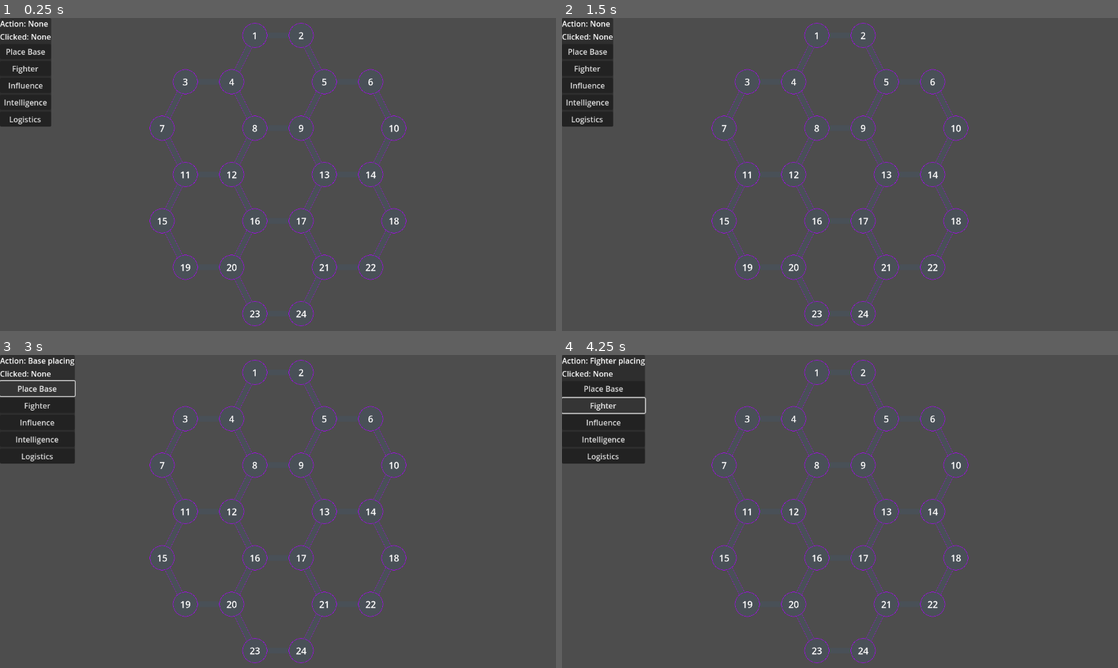
Above: before the commit, frames 1-4 (two rows, left to right).
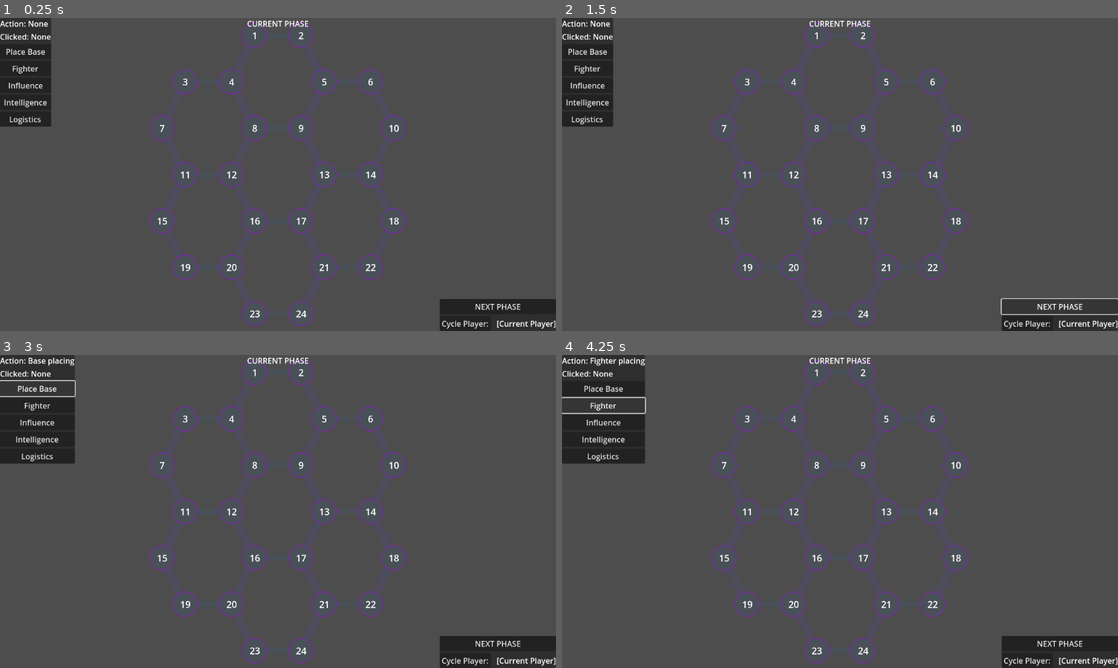
Above: after the commit, the same moments.

Repository: Sheepy3/insurgencygame
Game: Godot game, scene res://MapStuff/Map.tscn
Same seed, same stepped clock (60 frames per second), same inputs: the game is played once before the commit and once after it. The project has no main scene, so this scene is started directly. The engine's default icon, where the game draws it, is replaced by a stand-in: a white triangle on a blue panel in a dark square.
Inputs (mouse positions are in pixels of both pictures, inside the frame that each line leads up to):
- Up to frame 1 (0.25 s): no input
- Up to frame 2 (1.5 s): click (1029, 324) at 0.5 s, where only the run after the commit has a clickable "Cycle Player:"; click (1062, 305) at 1.25 s, where only the run after the commit has a clickable "NEXT PHASE"
- Up to frame 3 (3 s): click (500, 642) at 2 s, where only the run after the commit has a clickable "NEXT PHASE"; click "Place Base" at 2.75 s
- Up to frame 4 (4.25 s): click "Fighter" at 3.5 s

The runs differ from the first frame. In frame 1, 2.2% of the frame differs, in the area x 44-100%, y 0-100%; in frame 2, 1.3%; in frame 3, 2.2%; in frame 4, 2.2%.

Commit message:
new GUI + overseer script

Diff:
--- a/GUI/Game_UI.tscn
+++ b/GUI/Game_UI.tscn
@@ -59,6 +59,45 @@
 layout_mode = 2
 text = "Logistics"
 
+[node name="PanelContainer2" type="PanelContainer" parent="."]
+anchors_preset = 3
+anchor_left = 1.0
+anchor_top = 1.0
+anchor_right = 1.0
+anchor_bottom = 1.0
+offset_left = -103.0
+offset_top = -40.0
+grow_horizontal = 0
+grow_vertical = 0
+
+[node name="VBoxContainer" type="VBoxContainer" parent="PanelContainer2"]
+layout_mode = 2
+
+[node name="Phase_Button" type="Button" parent="PanelContainer2/VBoxContainer"]
+layout_mode = 2
+text = "NEXT PHASE"
+
+[node name="HSplitContainer" type="HSplitContainer" parent="PanelContainer2/VBoxContainer"]
+layout_mode = 2
+
+[node name="Player_Switch_Button" type="Button" parent="PanelContainer2/VBoxContainer/HSplitContainer"]
+layout_mode = 2
+text = "Cycle Player:"
+
+[node name="Label" type="Label" parent="PanelContainer2/VBoxContainer/HSplitContainer"]
+layout_mode = 2
+text = "[Current Player]"
+
+[node name="Current_Phase" type="Label" parent="."]
+anchors_preset = 5
+anchor_left = 0.5
+anchor_right = 0.5
+offset_left = -25.5
+offset_right = 25.5
+offset_bottom = 23.0
+grow_horizontal = 2
+text = "CURRENT PHASE"
+
 [connection signal="pressed" from="PanelContainer/VBoxContainer/Base_Button" to="." method="_on_base_button_pressed"]
 [connection signal="pressed" from="PanelContainer/VBoxContainer/Fighter_Button" to="." method="_on_fighter_button_pressed"]
 [connection signal="pressed" from="PanelContainer/VBoxContainer/Influence_Button" to="." method="_on_influence_button_pressed"]
--- /dev/null
+++ b/Helper_Scripts/Overseer.gd
@@ -0,0 +1,39 @@
+extends Node
+
+var players:Array = ["Player 1", "Player 2"] #hardcoded, would be procedurally generated based on playercount
+var players_colors:Array = ["#ff0000", "#0000ff"]
+#to-do: add player colors
+enum {MAINTENENCE, PURCHASE, PLACE_INFRA, UNIT_MOVEMENT,PLACE_MILITARY, COLLECT}
+
+
+# Called when the node enters the scene tree for the first time.
+func _ready() -> void:
+	pass # Replace with function body.
+
+
+const The_nodes = {
+"1": [2, 4],
+"2": [1, 5],
+"3": [4, 7],
+"4": [1, 3, 8],
+"5": [2, 6, 9],
+"6": [5, 10],
+"7": [3, 11],
+"8": [4, 9, 12],
+"9": [5, 8, 13],
+"10": [6, 14],
+"11": [7, 12, 15],
+"12": [8, 11, 16],
+"13": [9, 14, 17],
+"14": [10, 13, 18],
+"15": [11, 19],
+"16": [12, 17, 20],
+"17": [13, 16, 21],
+"18": [14, 22],
+"19": [15, 20],
+"20": [16, 23],
+"21": [17, 22, 24],
+"22": [18, 21],
+"23": [20, 24],
+"24": [21, 23]
+}
--- a/MapStuff/map.gd
+++ b/MapStuff/map.gd
@@ -16,7 +16,7 @@
 	var generated_paths:Array
 	for child: Node in get_children(): #STAGE 2: GENERATING PATHS
 		if child is Node2D and child is not Camera2D:
-			for keys:int in The_nodes[child.name]:
+			for keys:int in Overseer.The_nodes[child.name]:
 				var constructed_name:String = child.name+"-"+str(keys) #constructs name from node of origin and node it connects to
 				var reversed_constructed_name:String = str(keys)+"-"+child.name
 				if not (generated_paths.has(reversed_constructed_name) or generated_paths.has(constructed_name)) : #check if node exists already
@@ -76,32 +76,7 @@
 
 # Define the graph as a dictionary where each node points to a list of connected nodes
 # Note: this ought to be replaced with a more flexible system.
-const The_nodes = {
-"1": [2, 4],
-"2": [1, 5],
-"3": [4, 7],
-"4": [1, 3, 8],
-"5": [2, 6, 9],
-"6": [5, 10],
-"7": [3, 11],
-"8": [4, 9, 12],
-"9": [5, 8, 13],
-"10": [6, 14],
-"11": [7, 12, 15],
-"12": [8, 11, 16],
-"13": [9, 14, 17],
-"14": [10, 13, 18],
-"15": [11, 19],
-"16": [12, 17, 20],
-"17": [13, 16, 21],
-"18": [14, 22],
-"19": [15, 20],
-"20": [16, 23],
-"21": [17, 22, 24],
-"22": [18, 21],
-"23": [20, 24],
-"24": [21, 23]
-}
+
 
 func Pathfind(Start: int, End: int)-> Dictionary: #BFS algorithm
 # initializing initial variables (que, list of visited nodes, current position in the que
@@ -126,7 +101,7 @@
 			return {"path": Route, "length": Route.size()}
 		else:
 			# Explores the other nodes that are directly connected to current node
-			for Adj: int in The_nodes.get(str(Position), []):
+			for Adj: int in Overseer.The_nodes.get(str(Position), []):
 				if not Visited.has(Adj):
 					# Adding the new adjacents to the visited list as a key, with their parent as a value
 					Visited[Adj] = Position
--- a/project.godot
+++ b/project.godot
@@ -13,6 +13,10 @@
 config/name="InsurgencyGame"
 config/features=PackedStringArray("4.3", "Mobile")
 config/icon="res://icon.svg"
+
+[autoload]
+
+Overseer="*res://Helper_Scripts/Overseer.gd"
 
 [debug]
 
